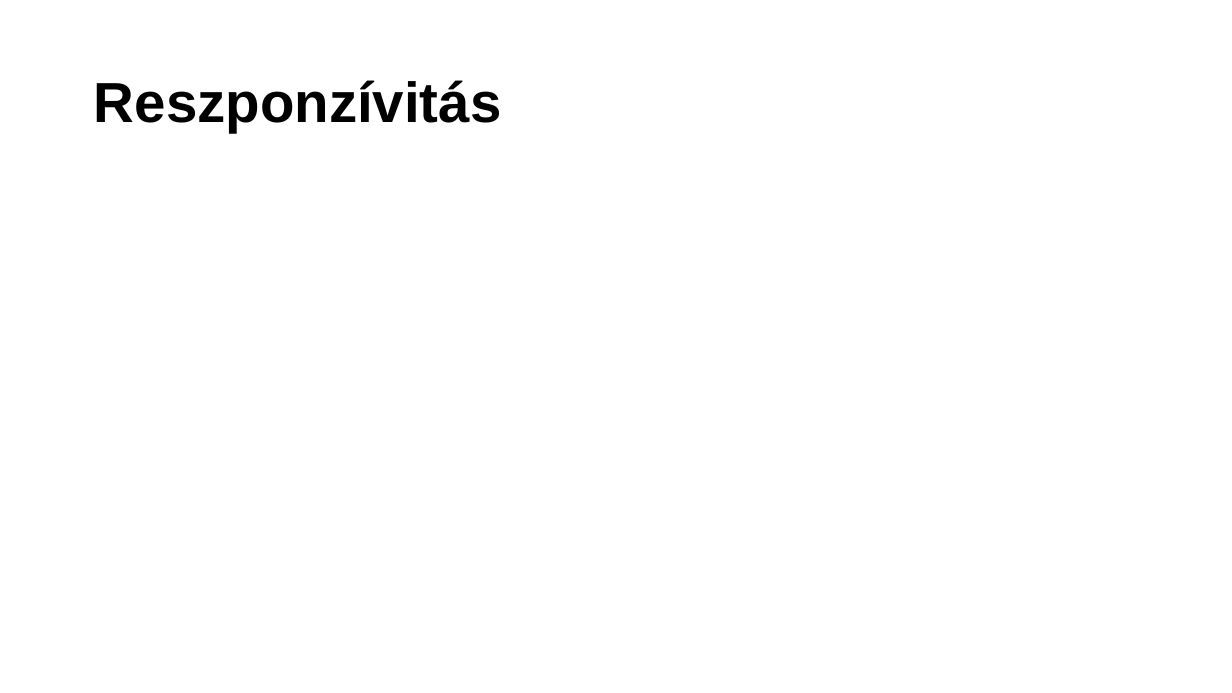
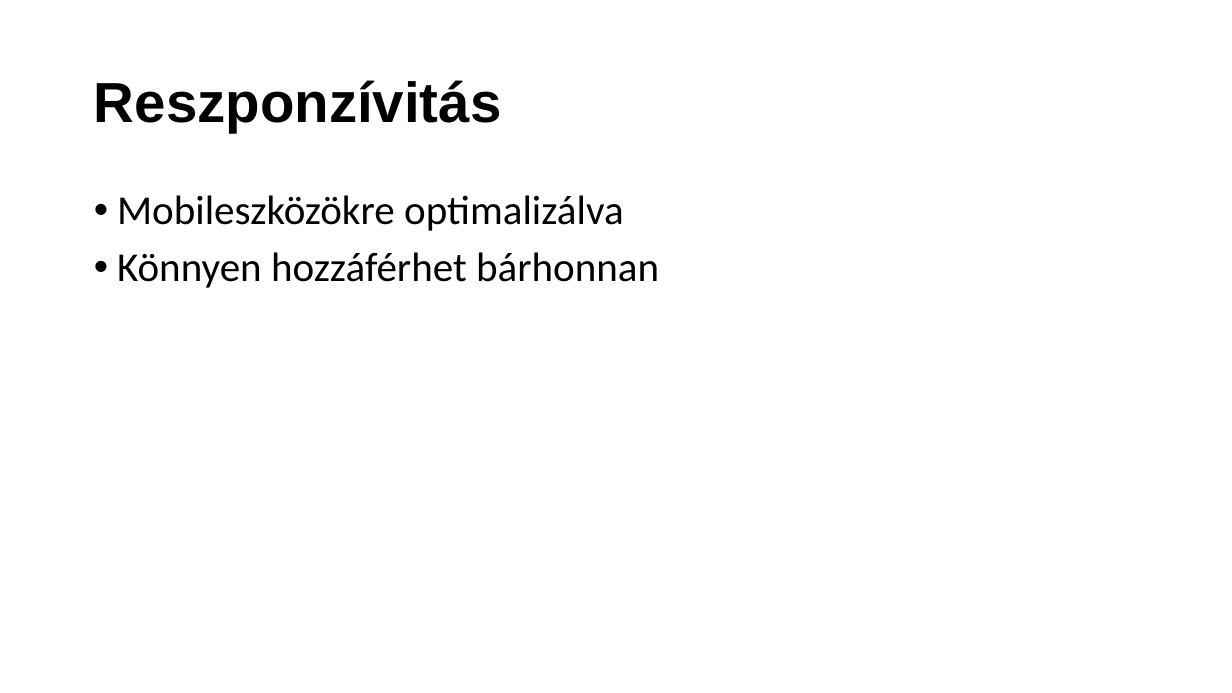
Before and after one commit to SzigetvariMark/pcweb, a slide deck: slide 10 of Bemutato.pptx. Drawn at 1232x693 pixels with LibreOffice and Linux fonts; fonts in the diff are those of the drawing. Boxes give left, top, right and bottom in pixels: in the first picture for what was removed or moved away, otherwise in the second. Text is boxed around its words. In the diff, an @@ line names an element or a change of style, - is before the commit and + after.

Commit message:
responsivity ppt page

```diff
--- a/Bemutato.pptx
+++ b/Bemutato.pptx
@@ text added at [117,195,659,288], 32 pt, text #000000 @@
+• Mobileszközökre optimalizálva
+• Könnyen hozzáférhet bárhonnan
```
